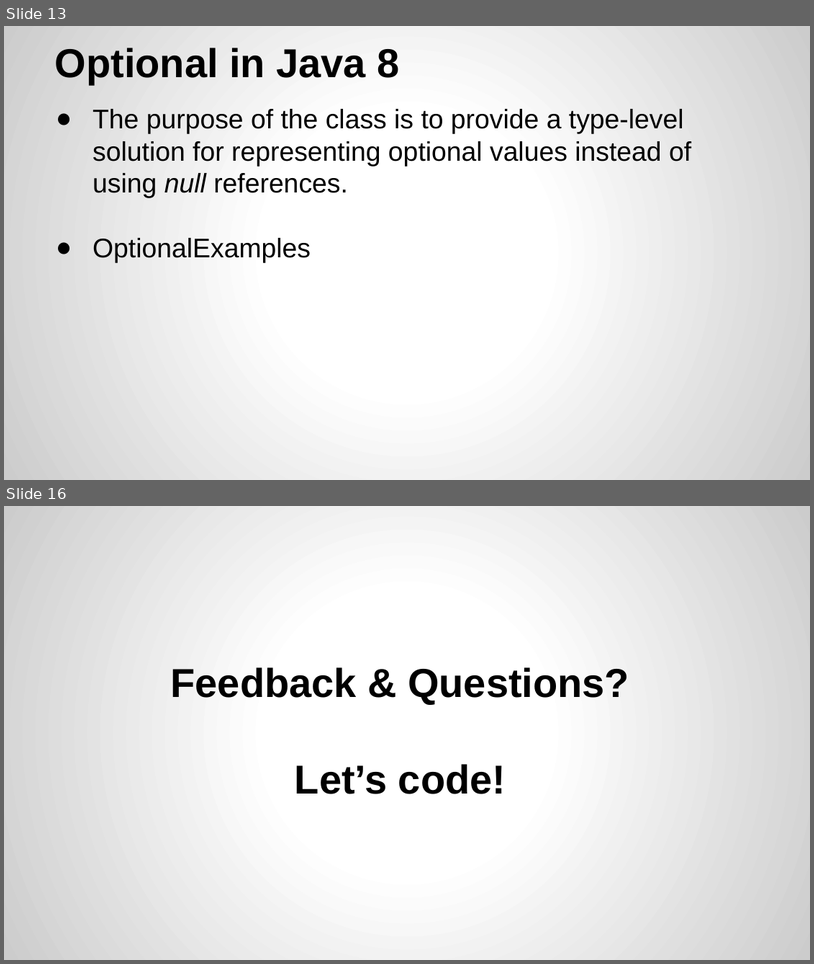
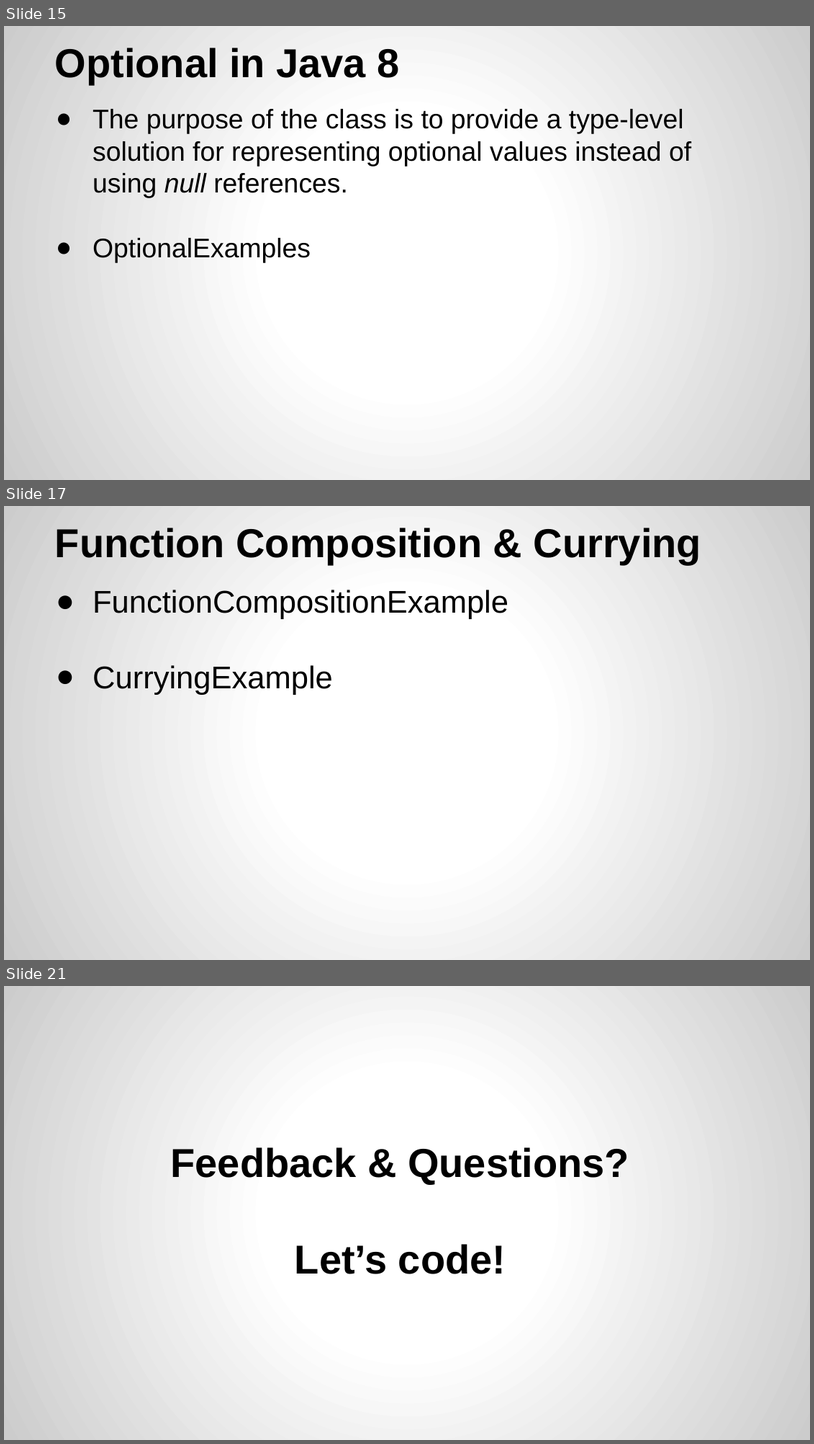
Before and after one commit to yogeshrnaik/presentations, a slide deck: Functional Programming with Java 8.pptx. Shown one above the other, each under a label of ours: slides 13 and 16 before the commit, slides 15, 17 and 21 after it; the slides between them are not shown. The pictures are 814x964 and 814x1444 pixels, drawn with LibreOffice and Linux fonts; fonts in the diff are those of the drawing. Boxes give left, top, right and bottom in pixels: in the first picture for what was removed or moved away, otherwise in the second. Text is boxed around its words. In the diff, an @@ line names an element or a change of style, - is before the commit and + after.

```diff
--- a/Functional Programming with Java 8.pptx
+++ b/Functional Programming with Java 8.pptx
@@ slide 17 added at [4,506,810,960], background gradient #FFFFFF to #CCCCCC @@
@@ title added at [55,528,702,564], 36 pt, text #000000, bold @@
+Function Composition & Currying
@@ text added at [93,590,509,695], 28 pt, text #000000 @@
+● FunctionCompositionExample
+● CurryingExample
@@ what was slide 13 is now slide 15 @@
@@ what was slide 16 is now slide 21 @@
```
Also in this commit, not shown: 8 slides changed, 4 other slides added.
